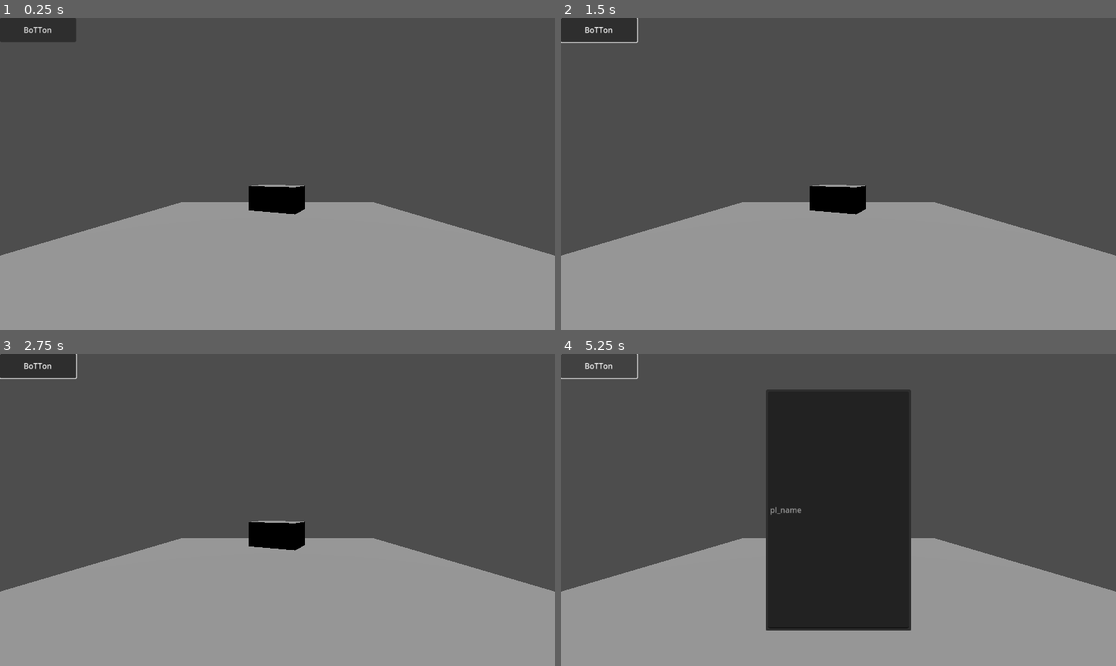
Above: before the commit, frames 1-4 (two rows, left to right).
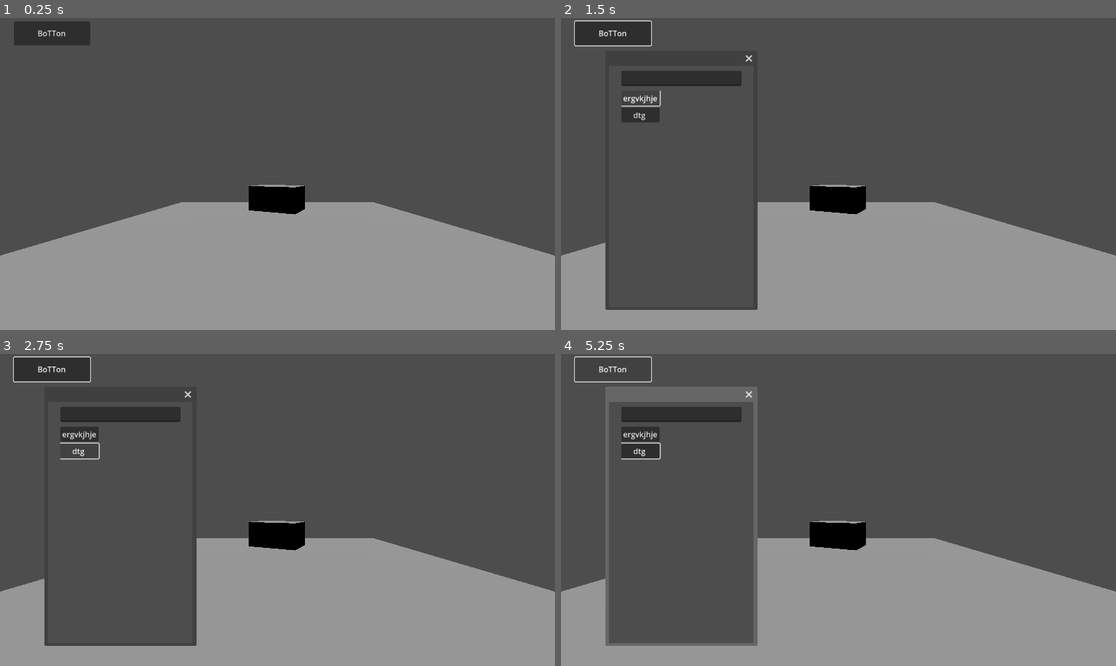
Above: after the commit, the same moments.

Repository: Daydreamer7337/Codiac
Game: Godot game, scene res://Scenes/cam_test.tscn
Same seed, same stepped clock (60 frames per second), same inputs: the game is played once before the commit and once after it.
Inputs (mouse positions are in pixels of both pictures, inside the frame that each line leads up to):
- Up to frame 1 (0.25 s): no input
- Up to frame 2 (1.5 s): click "BoTTon" at 0.5 s; click (638, 99) at 1.25 s, where only the run after the commit has a clickable "ergvkjhje"
- Up to frame 3 (2.75 s): click (77, 450) at 2 s, where only the run after the commit has a clickable "dtg"
- Up to frame 4 (5.25 s): click "BoTTon" at 2.75 s; click (638, 435) at 3.5 s, where only the run after the commit has a clickable "ergvkjhje"; click (638, 450) at 4.25 s, where only the run after the commit has a clickable "dtg"; click "BoTTon" at 5 s

The runs differ from the first frame. In frame 1, 0.7% of the frame differs, in the area x 0-17%, y 0-9%; in frame 2, 10%; in frame 3, 10%; in frame 4, 32%, in the area x 0-64%, y 0-94%.

Commit message:
Added pop up window
only that

Diff:
--- a/Codiac/codiac/Scenes/cam_test.tscn
+++ b/Codiac/codiac/Scenes/cam_test.tscn
@@ -20,20 +20,39 @@
 transform = Transform3D(1, 0, 0, 0, -4.37114e-08, 1, 0, -1, -4.37114e-08, 0, 10, 0)
 
 [node name="ShowPopupButton" type="Button" parent="."]
-offset_right = 158.0
-offset_bottom = 50.0
+offset_left = 29.0
+offset_top = 7.0
+offset_right = 187.0
+offset_bottom = 57.0
 text = "BoTTon"
 
-[node name="PlanetPopup" type="PopupPanel" parent="."]
+[node name="Window" type="Window" parent="."]
+position = Vector2i(10, 0)
 size = Vector2i(300, 500)
-visible = true
-script = ExtResource("2_2ticc")
+script = ExtResource("2_xflca")
 
-[node name="LineEdit" type="LineEdit" parent="PlanetPopup"]
-offset_left = 4.0
-offset_top = 4.0
-offset_right = 71.0625
-offset_bottom = 35.0
-placeholder_text = "pl_name"
+[node name="LineEdit" type="LineEdit" parent="Window"]
+offset_left = 25.0
+offset_top = 10.0
+offset_right = 275.0
+offset_bottom = 41.0
 
-[connection signal="pressed" from="ShowPopupButton" to="PlanetPopup" method="open_popup"]
+[node name="ScrollContainer" type="ScrollContainer" parent="Window"]
+offset_left = 25.0
+offset_top = 51.0
+offset_right = 275.0
+offset_bottom = 290.0
+
+[node name="VBoxContainer" type="VBoxContainer" parent="Window/ScrollContainer"]
+layout_mode = 2
+
+[node name="Button" type="Button" parent="Window/ScrollContainer/VBoxContainer"]
+layout_mode = 2
+text = "ergvkjhje"
+
+[node name="Button2" type="Button" parent="Window/ScrollContainer/VBoxContainer"]
+layout_mode = 2
+text = "dtg "
+
+[connection signal="pressed" from="ShowPopupButton" to="Window" method="open_popup"]
+[connection signal="close_requested" from="Window" to="Window" method="close_window"]
--- a/Codiac/codiac/Scripts/PlanetPopup.gd
+++ b/Codiac/codiac/Scripts/PlanetPopup.gd
@@ -1,13 +1,13 @@
-extends PopupPanel
+extends Window
 
 # Called when the node enters the scene tree for the first time.
 func _ready() -> void:
-	self.hide()  # Ensure the popup starts hidden
+	self.visible = false  # Ensure the popup starts hidden
 
 # Function to open the popup
 func open_popup() -> void:
-	self.popup_centered()  # Open and center the popup on the screen
+	self.visible = true  # Open and center the popup on the screen
+	self.position = Vector2i(100,100)
 
-# Function to close the popup
-func close_popup() -> void:
-	self.hide()  # Hide the popup
+func close_window() -> void:
+	self.visible = false
Not shown: 1 places in Codiac/codiac/Scenes/cam_test.tscn that only renumber resources
